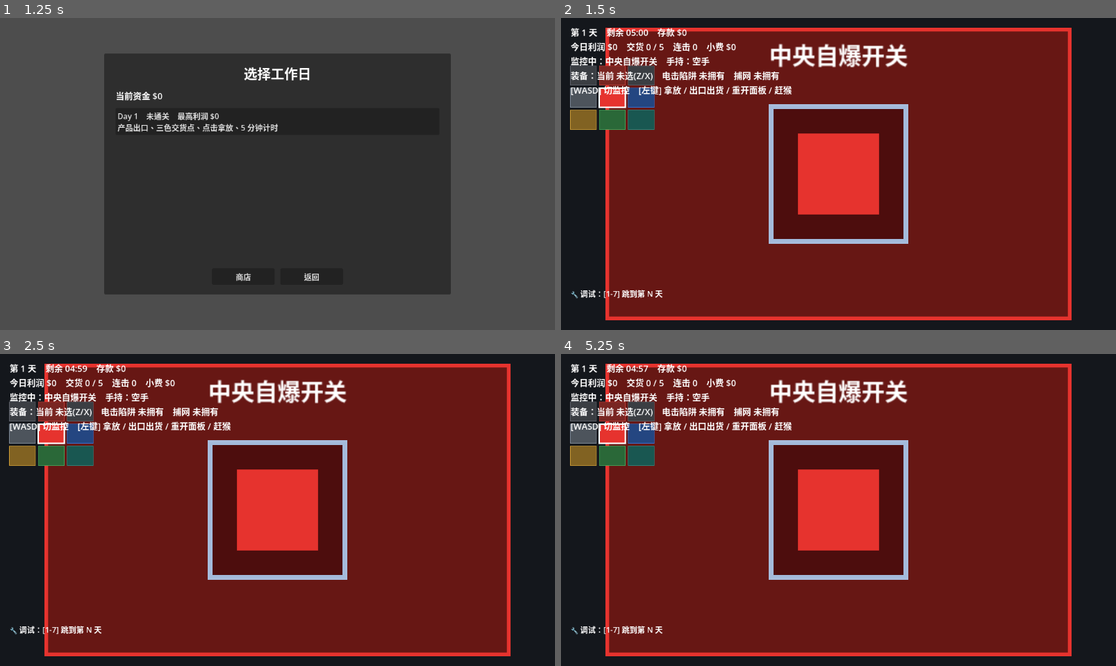
Above: before the commit, frames 1-4 (two rows, left to right).
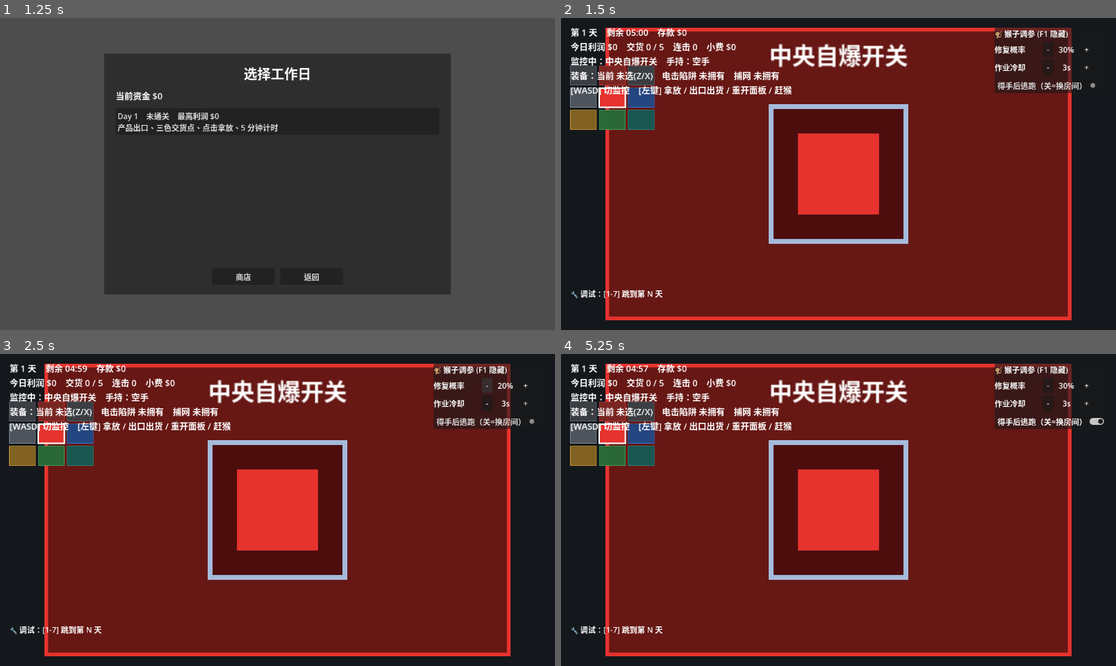
Above: after the commit, the same moments.

Repository: Zhi-Liao-jz/gamejam
Game: Godot game, scene res://scenes/menu/main_menu.tscn
The game is run twice, just before and just after one commit, with the same random seed, the same clock (stepped at 60 frames per second) and the same inputs.
Inputs (mouse positions are in pixels of both pictures, inside the frame that each line leads up to):
- Up to frame 1 (1.25 s): click "新游戏" at 0.5 s
- Up to frame 2 (1.5 s): click "Day 1 未通关 最高利润 $0 产品出口、三色交货点、…" at 1.25 s
- Up to frame 3 (2.5 s): click (488, 385) at 2 s, where only the run after the commit has a clickable "-"
- Up to frame 4 (5.25 s): click (1088, 385) at 2.75 s, where only the run after the commit has a clickable "+"; click (1049, 403) at 3.5 s, where only the run after the commit has a clickable "-"; click (1088, 403) at 4.25 s, where only the run after the commit has a clickable "+"; click (1049, 422) at 5 s, where only the run after the commit has a clickable "得手后逃跑（关=换房间）"

Frame 1 is identical in both runs. In frame 2, 3.0% of the frame differs, in the area x 78-97%, y 3-25%; in frame 3, 3.0%; in frame 4, 3.0%, in the area x 78-98%, y 3-25%.

Commit message:
修复猴子原地砸修死循环，新增行为调参
- 解耦"是否行动"与"是否离开房间"：得手后强制换房间(方案A)
- 新增近期设备冷却，避免立刻撤销自己刚做的事(方案B)
- 设备区分破坏/修复动作，猴子按 repair_chance 概率才修(爱坏少修)
- 新增 MonkeyTuning 调参单例 + F1 调试面板(修复概率/作业冷却/得手后逃跑)

Diff:
--- /dev/null
+++ b/global/monkey_tuning.gd
@@ -0,0 +1,15 @@
+extends Node
+## 猴子行为调参（autoload 名: MonkeyTuning）。集中存放可实时调整的手感旋钮，
+## 由调试面板（DebugMonkeyTuning）即时修改。仅影响手感，不进存档；正式版保留默认值即可。
+
+## 房间内只剩"修复/还原"类动作时，猴子愿意去修的概率；其余情况转身离开。越低 = 越爱破坏少修。
+var repair_chance: float = 0.3
+## 刚作业过的设备，多少秒内不再下手——防止猴子绕一圈回来立刻把自己刚改的撤销。
+var recent_device_lock: float = 3.0
+## 得手后行为：true = 逃到边缘冷却（脉冲压力）；false = 直接换个房间继续（持续压力）。
+var flee_after_action: bool = false
+
+
+## 掷一次"是否愿意修复"。
+func roll_repair() -> bool:
+	return randf() < repair_chance
--- a/project.godot
+++ b/project.godot
@@ -21,6 +21,7 @@
 SoundManager="*res://global/sound_manager.gd"
 Game="*res://global/game_state.gd"
 Ledger="*res://global/ledger.gd"
+MonkeyTuning="*res://global/monkey_tuning.gd"
 
 [physics]
 
--- a/scenes/main_grid.tscn
+++ b/scenes/main_grid.tscn
@@ -14,6 +14,7 @@
 [ext_resource type="Script" path="res://scripts/day/grid_failed.gd" id="12_failed"]
 [ext_resource type="Script" path="res://scripts/debug/debug_jump.gd" id="13_debug"]
 [ext_resource type="Script" path="res://scripts/ui/pause_menu.gd" id="14_pause"]
+[ext_resource type="Script" path="res://scripts/debug/debug_monkey_tuning.gd" id="15_mtune"]
 
 [node name="MainGrid" type="Node2D"]
 
@@ -95,5 +96,8 @@
 [node name="DebugJump" type="Node" parent="."]
 script = ExtResource("13_debug")
 
+[node name="DebugMonkeyTuning" type="Node" parent="."]
+script = ExtResource("15_mtune")
+
 [node name="PauseMenu" type="CanvasLayer" parent="."]
 script = ExtResource("14_pause")
--- /dev/null
+++ b/scripts/debug/debug_monkey_tuning.gd
@@ -0,0 +1,106 @@
+extends Node
+## 调试面板（playtest 用，正式版删除本节点 + 脚本）：实时调猴子行为旋钮。
+## F1 显示 / 隐藏。所有改动写入 MonkeyTuning（autoload），即时生效、不进存档。
+
+const STEP_CHANCE := 0.1  # 修复概率每次 ±10%
+const STEP_LOCK := 1.0  # 作业冷却每次 ±1s
+const PANEL_POS := Vector2(900.0, 20.0)
+
+var _panel: PanelContainer = null
+var _chance_label: Label = null
+var _lock_label: Label = null
+
+
+func _ready() -> void:
+	if not OS.is_debug_build():
+		queue_free()  # 发行版自动禁用
+		return
+	_build_ui()
+	_refresh()
+
+
+func _unhandled_key_input(event: InputEvent) -> void:
+	var key := event as InputEventKey
+	if key == null or not key.pressed or key.echo:
+		return
+	if key.keycode == KEY_F1:
+		_panel.visible = not _panel.visible
+		get_viewport().set_input_as_handled()
+
+
+func _build_ui() -> void:
+	var layer := CanvasLayer.new()
+	layer.layer = 3
+	add_child(layer)
+
+	_panel = PanelContainer.new()
+	_panel.position = PANEL_POS
+	layer.add_child(_panel)
+
+	var box := VBoxContainer.new()
+	box.add_theme_constant_override("separation", 6)
+	_panel.add_child(box)
+
+	var title := Label.new()
+	title.text = "🐒 猴子调参 (F1 隐藏)"
+	box.add_child(title)
+
+	_chance_label = Label.new()
+	box.add_child(
+		_make_row(
+			"修复概率", _chance_label, _add_chance.bind(-STEP_CHANCE), _add_chance.bind(STEP_CHANCE)
+		)
+	)
+
+	_lock_label = Label.new()
+	box.add_child(
+		_make_row("作业冷却", _lock_label, _add_lock.bind(-STEP_LOCK), _add_lock.bind(STEP_LOCK))
+	)
+
+	var flee_button := CheckButton.new()
+	flee_button.text = "得手后逃跑（关=换房间）"
+	flee_button.button_pressed = MonkeyTuning.flee_after_action
+	flee_button.toggled.connect(_on_flee_toggled)
+	box.add_child(flee_button)
+
+
+## 一行："名称 [-] 值 [+]"。on_minus / on_plus 为点击回调。
+func _make_row(
+	title: String, value_label: Label, on_minus: Callable, on_plus: Callable
+) -> HBoxContainer:
+	var row := HBoxContainer.new()
+	var name_label := Label.new()
+	name_label.text = title
+	name_label.custom_minimum_size = Vector2(96.0, 0.0)
+	row.add_child(name_label)
+	var minus := Button.new()
+	minus.text = " - "
+	minus.pressed.connect(on_minus)
+	row.add_child(minus)
+	value_label.custom_minimum_size = Vector2(48.0, 0.0)
+	value_label.horizontal_alignment = HORIZONTAL_ALIGNMENT_CENTER
+	row.add_child(value_label)
+	var plus := Button.new()
+	plus.text = " + "
+	plus.pressed.connect(on_plus)
+	row.add_child(plus)
+	return row
+
+
+func _add_chance(delta: float) -> void:
+	MonkeyTuning.repair_chance = clampf(MonkeyTuning.repair_chance + delta, 0.0, 1.0)
+	_refresh()
+
+
+func _add_lock(delta: float) -> void:
+	MonkeyTuning.recent_device_lock = clampf(MonkeyTuning.recent_device_lock + delta, 0.0, 30.0)
+	_refresh()
+
+
+func _on_flee_toggled(pressed: bool) -> void:
+	MonkeyTuning.flee_after_action = pressed
+
+
+func _refresh() -> void:
+	_chance_label.text = "%d%%" % roundi(MonkeyTuning.repair_chance * 100.0)
+	_lock_label.text = "%.0fs" % MonkeyTuning.recent_device_lock
--- a/scripts/devices/base_device.gd
+++ b/scripts/devices/base_device.gd
@@ -39,6 +39,12 @@
 ## 当前设备状态。派生设备按自己的状态机覆盖。
 func device_state() -> StringName:
 	return &"ready"
+
+
+## 该猴子动作是否属于"修复 / 还原"类（与"破坏"相对）。派生设备覆盖。
+## 供猴子"更爱破坏少修"的概率过滤使用；默认全部视为破坏（总会执行）。
+func monkey_action_is_repair(_action_id: StringName) -> bool:
+	return false
 
 
 ## 开始一个动作，但不立刻执行效果。猴子用它进入可被打断的交互过程。
--- a/scripts/entities/grid_monkey.gd
+++ b/scripts/entities/grid_monkey.gd
@@ -28,6 +28,8 @@
 var audio_pitch_base: float = 1.0  # 多猴音高错开防糊，由 spawner 设置
 
 var _audio: AudioStreamPlayer2D = null
+var _recent_device: BaseDevice = null  # 刚作业过的设备（冷却期内不再下手，见 MonkeyTuning.recent_device_lock）
+var _recent_left: float = 0.0  # 上述冷却剩余秒数
 
 @onready var _state_machine: BaseStateMachine = $StateMachine
 
@@ -35,6 +37,14 @@
 func _ready() -> void:
 	add_to_group("grid_monkeys")
 	z_index = 50  # 画在房间地面 / 产品 / 面板之上
+
+
+## 逐帧递减"近期设备"冷却（与状态机无关，故放在 _process）。
+func _process(delta: float) -> void:
+	if _recent_left > 0.0:
+		_recent_left -= delta
+		if _recent_left <= 0.0:
+			_recent_device = null
 
 
 ## 按 Game.day 缩放难度（猴子首个出现日为第 2 天，故以 d-2 为基准）。
@@ -86,7 +96,7 @@
 		return false
 	for _i: int in range(devices.size()):
 		var device := devices.pick_random() as BaseDevice
-		var actions := device.available_actions(BaseDevice.ACTOR_MONKEY)
+		var actions := _monkey_actions_with_bias(device)
 		if actions.is_empty():
 			continue
 		action_device = device
@@ -94,6 +104,32 @@
 		target_room = current_room
 		return true
 	return false
+
+
+## 设备的猴子动作列表，按"破坏优先"偏好过滤：修复类动作仅以 MonkeyTuning.repair_chance 概率保留。
+## 若过滤后为空（如已坏设备这次不想修），该设备本轮被跳过 → 猴子可能转去别处。
+func _monkey_actions_with_bias(device: BaseDevice) -> Array[StringName]:
+	var result: Array[StringName] = []
+	for a: StringName in device.available_actions(BaseDevice.ACTOR_MONKEY):
+		if device.monkey_action_is_repair(a) and not MonkeyTuning.roll_repair():
+			continue
+		result.append(a)
+	return result
+
+
+## 记录一次刚完成的设备作业，进入冷却期（方案 B：避免立刻回头撤销自己刚做的事）。
+func note_acted_on(device: BaseDevice) -> void:
+	_recent_device = device
+	_recent_left = MonkeyTuning.recent_device_lock
+
+
+## 得手后离开当前房间（方案 A）：按调参要么逃到边缘冷却，要么直接换个新房间继续。
+func relocate_after_action() -> void:
+	if MonkeyTuning.flee_after_action:
+		_state_machine.transition_to(&"GridFleeing")
+		return
+	target_room = pick_wander_room()  # 永远是当前房间以外的房间 → sneaking 会先走过去，不在原地重选
+	_state_machine.transition_to(&"GridSneaking")
 
 
 func has_current_action() -> bool:
@@ -190,6 +226,8 @@
 	for device: BaseDevice in room_manager.interactable_devices_in_room(
 		room_id, BaseDevice.ACTOR_MONKEY
 	):
+		if device == _recent_device and _recent_left > 0.0:
+			continue  # 冷却中：刚动过的设备本轮跳过
 		if _device_unlocked(device):
 			result.append(device)
 	return result
--- a/scripts/entities/grid_monkey_states/grid_tampering.gd
+++ b/scripts/entities/grid_monkey_states/grid_tampering.gd
@@ -60,13 +60,13 @@
 		monkey.target_room = monkey.current_room
 		fsm.transition_to(&"GridTampering")
 		return
+	monkey.note_acted_on(device)  # 方案 B：记冷却，避免立刻回头撤销
 	monkey.clear_current_action()
 	# 设备可指定"完成此动作后逃跑"（如自爆按下后逃离现场）。
 	if device.has_method("monkey_flees_after") and device.monkey_flees_after(finished_action):
 		fsm.transition_to(&"GridFleeing")
 		return
-	monkey.target_room = -1
-	fsm.transition_to(&"GridSneaking")
+	monkey.relocate_after_action()  # 方案 A：得手后强制离开当前房间
 
 
 func _device_followup(device: BaseDevice, finished_action: StringName) -> StringName:
--- a/scripts/world/control_panel.gd
+++ b/scripts/world/control_panel.gd
@@ -35,6 +35,11 @@
 			return [ACTION_CLOSE]
 		return [ACTION_OPEN]
 	return []
+
+
+## 重新打开关上的面板算修复；关掉面板算破坏。
+func monkey_action_is_repair(action_id: StringName) -> bool:
+	return action_id == ACTION_OPEN
 
 
 func device_state() -> StringName:
--- a/scripts/world/power_box.gd
+++ b/scripts/world/power_box.gd
@@ -100,6 +100,11 @@
 			State.WIRING_BROKEN:
 				return [ACTION_RECONNECT_WIRING]
 	return []
+
+
+## 还原供电（修发电机 / 接线盒）算修复；制造故障算破坏。
+func monkey_action_is_repair(action_id: StringName) -> bool:
+	return action_id == ACTION_RESTART_GENERATOR or action_id == ACTION_RECONNECT_WIRING
 
 
 func device_state() -> StringName:
Not shown: 1 places in scenes/main_grid.tscn that only renumber resources
